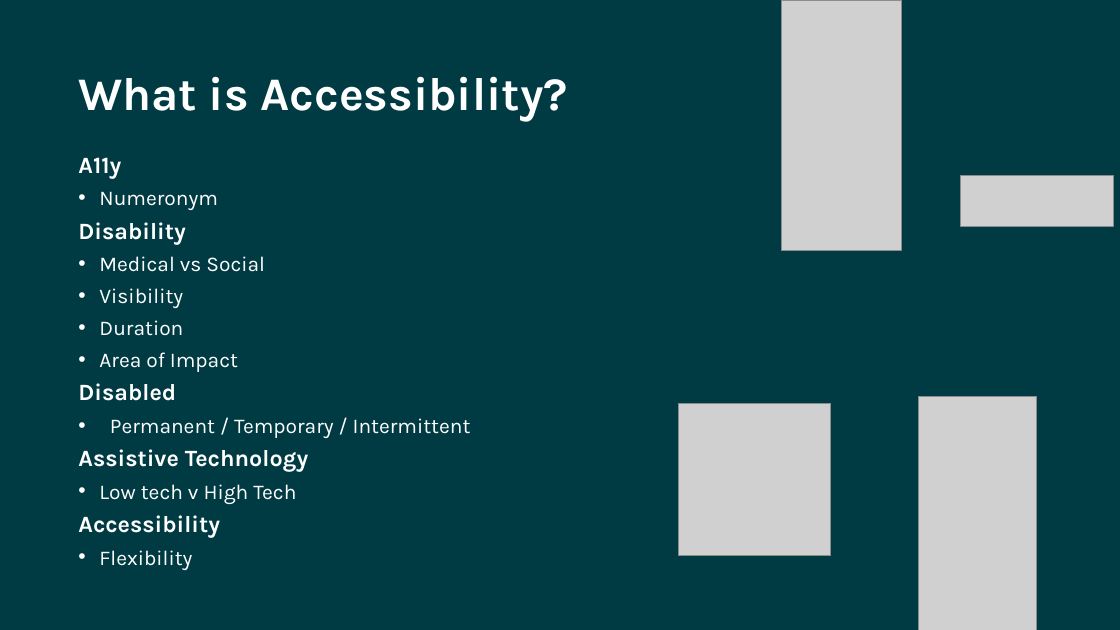
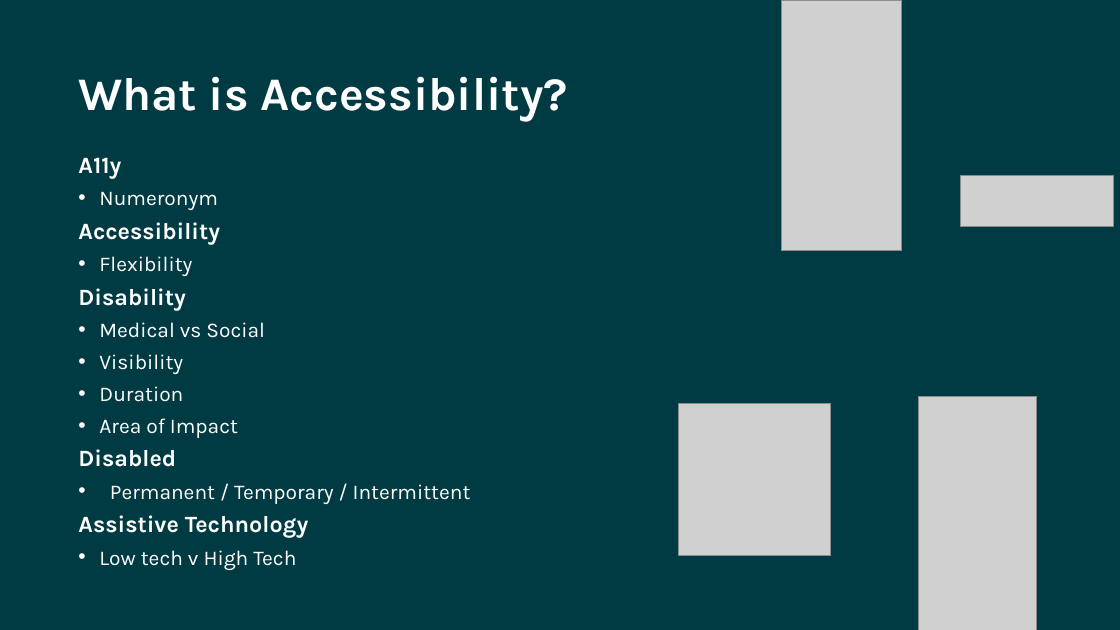
Before and after one commit to CorgiDev/A11y-Materials, a slide deck: slide 4 of Presentations/2025/Introduction to Accessibility.pptx. Drawn at 1120x630 pixels with LibreOffice and Linux fonts; fonts in the diff are those of the drawing; grey boxes stand for pictures; background and template pictures are left out. Boxes give left, top, right and bottom in pixels: in the first picture for what was removed or moved away, otherwise in the second. Text is boxed around its words. In the diff, an @@ line names an element or a change of style, - is before the commit and + after.

```diff
--- a/Presentations/2025/Introduction to Accessibility.pptx
+++ b/Presentations/2025/Introduction to Accessibility.pptx
@@ text at (78,222,220,276): paragraphs added @@
+Accessibility
+  • Flexibility
@@ text at (78,515,220,570): paragraphs removed @@
-Accessibility
-  • Flexibility
```
